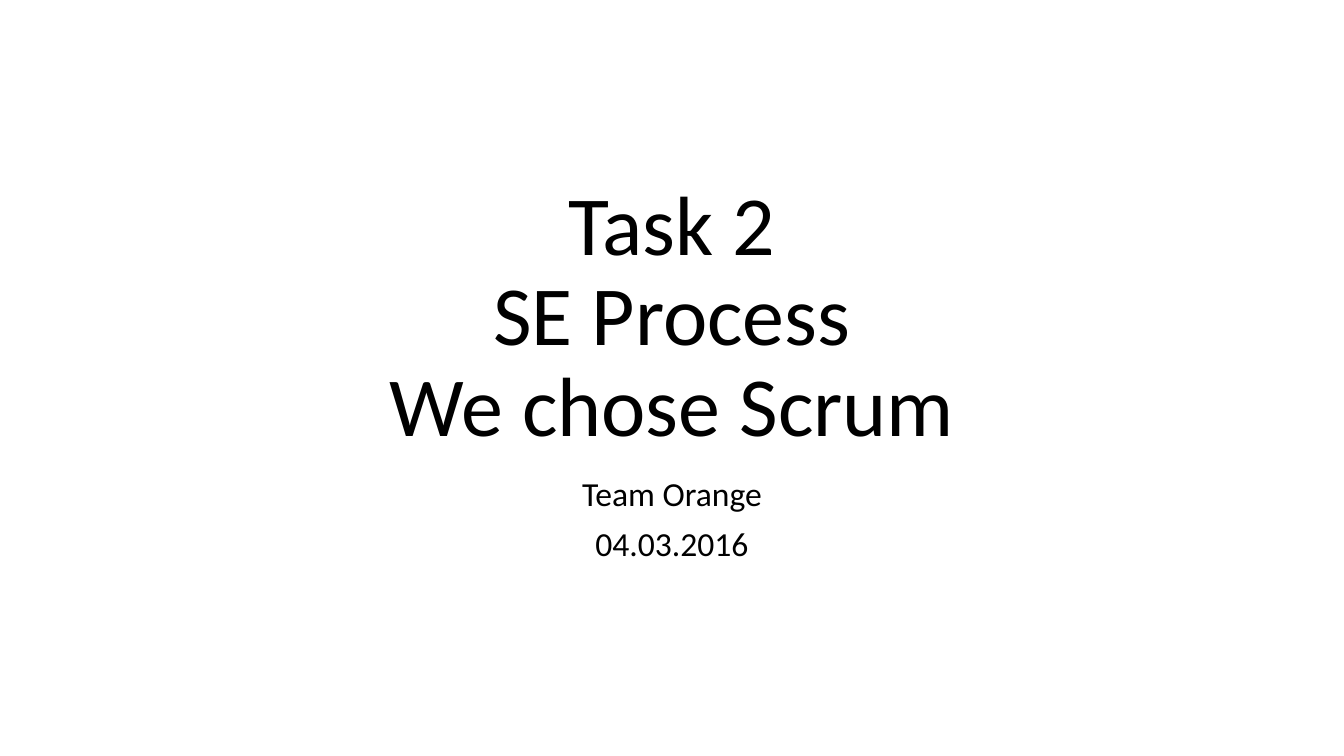
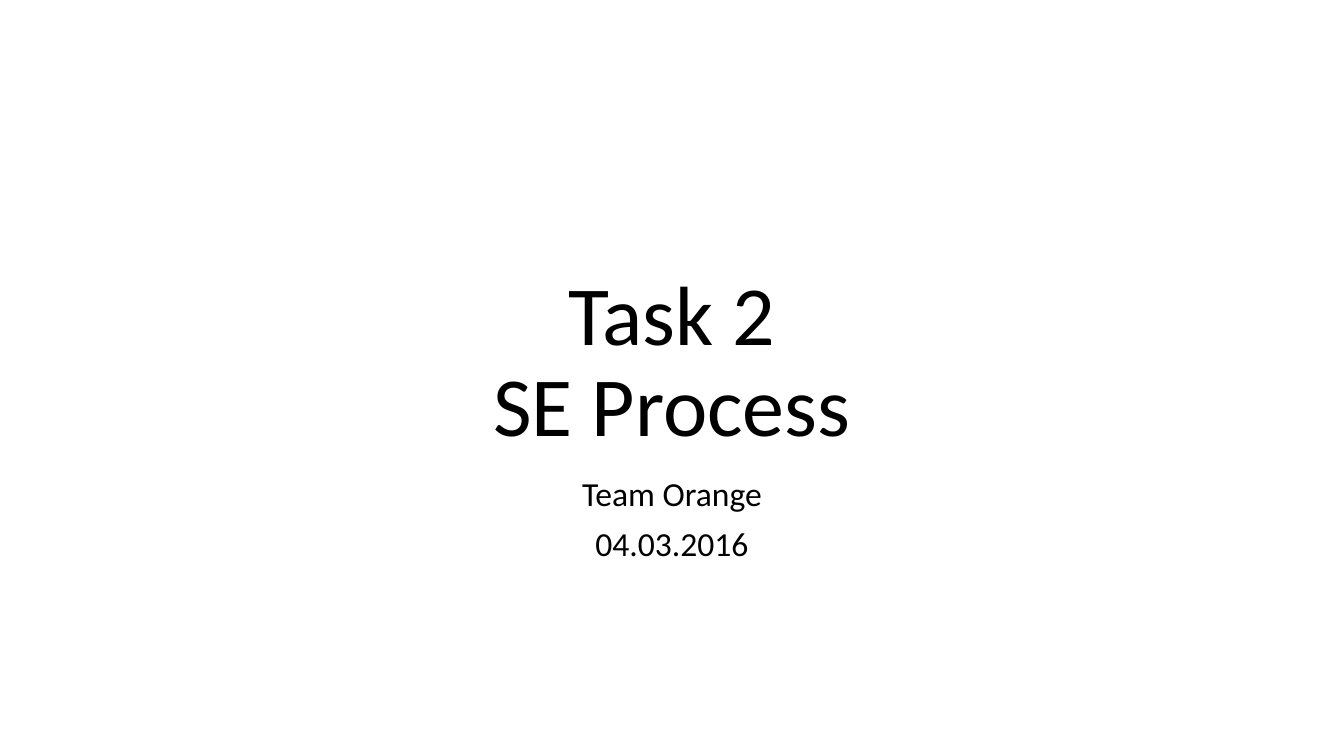
Before and after one commit to schne5/ch.bfh.bti7081.s2016.orange, a slide deck: slide 1 of doc/Task02/Task 2_orange.pptx. Drawn at 1344x756 pixels with LibreOffice and Linux fonts; fonts in the diff are those of the drawing. Boxes give left, top, right and bottom in pixels: in the first picture for what was removed or moved away, otherwise in the second. Text is boxed around its words. In the diff, an @@ line names an element or a change of style, - is before the commit and + after.

Commit message:
Titelseite aktualisiert

```diff
--- a/doc/Task02/Task 2_orange.pptx
+++ b/doc/Task02/Task 2_orange.pptx
@@ title at (493,286,850,437): text changed @@
-Task 2
-SE Process
-We chose Scrum
+Task 2
+SE Process
```
